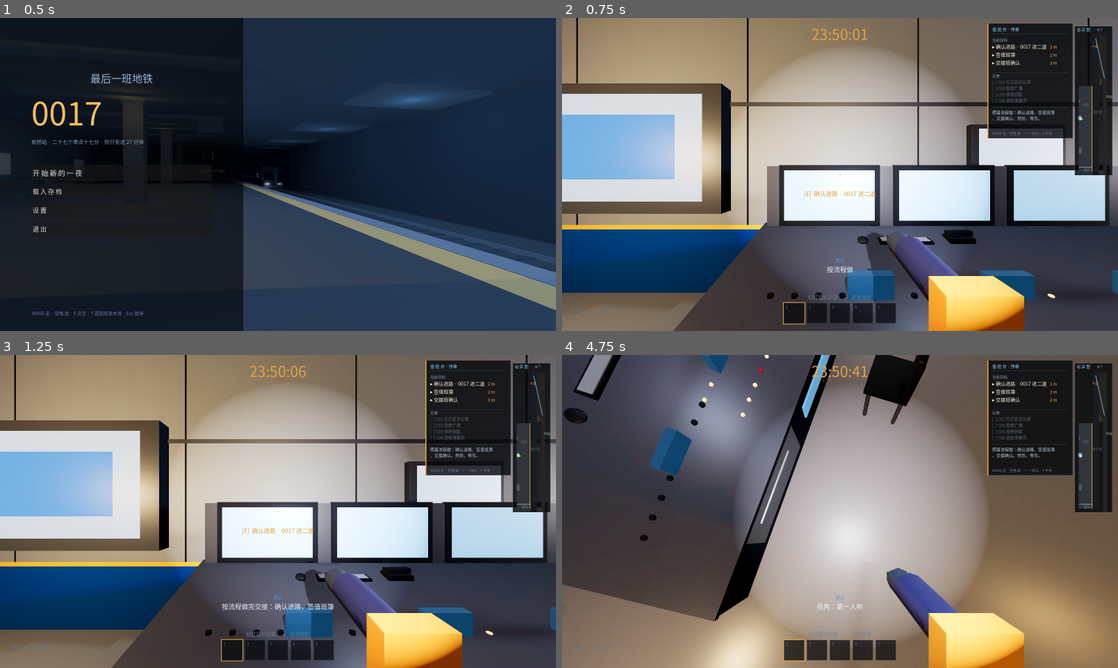
Above: before the commit, frames 1-4 (two rows, left to right).
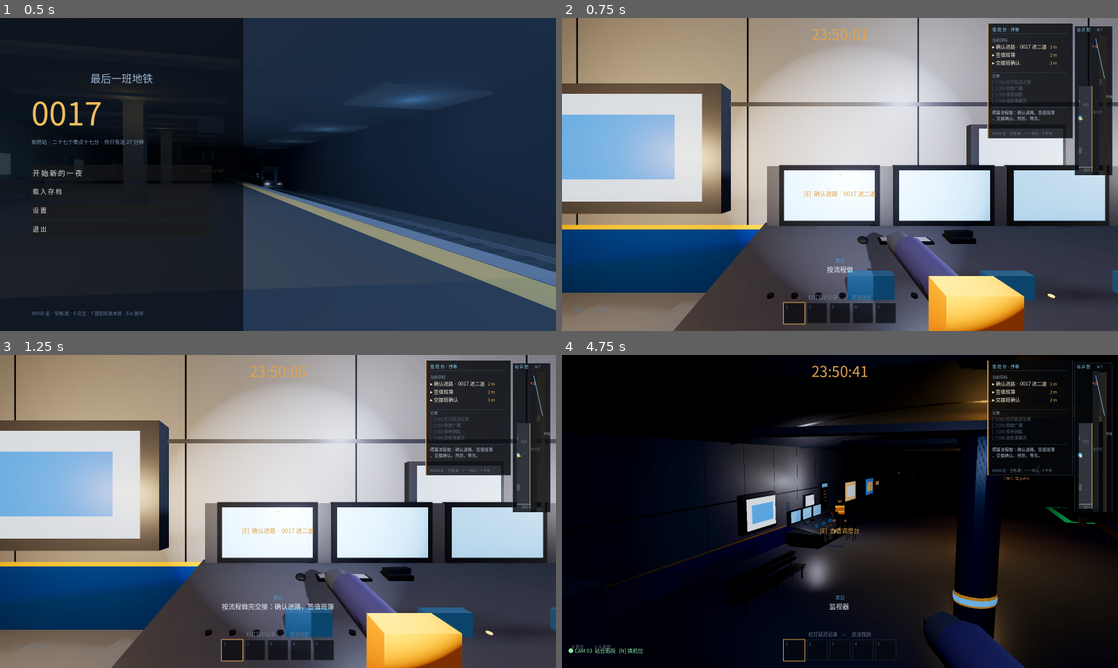
Above: after the commit, the same moments.

Repository: sabrina1647412733-collab/anomaly-bureau-game
Game: Godot game, scene res://scenes/main.tscn
The game is run twice, just before and just after one commit, with the same random seed, the same clock (stepped at 60 frames per second) and the same inputs.
Inputs (mouse positions are in pixels of both pictures, inside the frame that each line leads up to):
- Up to frame 1 (0.5 s): no input
- Up to frame 2 (0.75 s): click "开 始 新 的 一 夜" at 0.5 s
- Up to frame 3 (1.25 s): no input
- Up to frame 4 (4.75 s): tap Enter at 1.25 s; move the mouse to (867, 511) at 1.27 s; hold Up from 1.28 s (still down); tap M at 1.35, 3.05, 3.6 s; click (867, 511) at 1.42 s; tap Space at 1.52, 2.27, 3.77, 4.52 s; tap V at 1.55, 2.1, 3.8, 4.35 s; move the mouse to (812, 511) at 2.02 s; tap N at 2.3, 2.85, 4.55 s; move the mouse to (851, 505) at 2.77 s; move the mouse to (834, 517) at 3.52 s; click (834, 517) at 3.67 s; move the mouse to (878, 514) at 4.27 s

Frame 1 is identical in both runs. In frame 2, 16% of the frame differs, in the area x 28-100%, y 0-58%; in frame 3, 16%; in frame 4, 87%, in the area x 0-100%, y 0-100%.

Commit message:
[godot] P0-4 隧道口/岔区补光补内容 + P1-5 值班台 M 回看监控：① 隧道口照明：两端洞口各加 2 盏壁灯 + 1 盏顶部灯条 + 3 盏实光，同一机位亮度 22.4→34.9（+56%，平均绝对差 13.0），拱形收边终于读得出来；② 岔区灯 3→6 盏，并塞检修内容：备用钢轨一叠+木枕、两个电缆盘、工具箱、三个警示锥、标志牌一叠、禁止单人进入牌、一盏会闪的红色应急灯（复用 flicker 机制）；③ 检修环线灯从每 3 支亮一盏改成每 2 支、能量 1.4→1.9、范围 10→12；站体 19560→20014 三角面、灯 59→70；④ P1-5：站在值班台（调度台 console.glb，站台西墙 z -15.7..-12.0）3.2m 内按 M 进入站内监控（监视器视角）、N 换机位、再按 M 断开并还原 fov；离太远按 M 只提示「要回看监控，得站在值班台前」；换到 CAM 07「岔区」会看到「红灯亮了，可是比它该亮的时刻晚了半秒」并记入站区图目标（新增 saw_lag），该条不进 5 件线索、不动结局判定（需先做 P1-7 线索板）；player.gd 抽出 _pick_cctv() 并加 enter_cctv()/exit_cctv()。实测：远处 M 不响应 / 台前 M 进入 cam_mode=3 / N 到 CAM07 触发 saw_lag=true / 再 M 退出 cam_mode=0 fov=74。README 补第 14 节 - 小千

Diff:
--- a/scripts/game.gd
+++ b/scripts/game.gd
@@ -90,6 +90,7 @@
 var sig_green: MeshInstance3D = null
 var sig_light: OmniLight3D = null
 var dv_said := false
+var saw_lag := false              # 在岔区机位看见了「红灯晚了半秒」
 var _dv_s0 := 0.0
 var _dv_end_s := 0.0
 
@@ -1212,6 +1213,8 @@
 			obs.append({"text": "回信号室 · 拉下总调度手柄", "pos": Vector3(-16.7, 1.15, 30.8)})
 		elif _got_count() < 5:
 			obs.append({"text": "集齐五件记录", "pos": Vector3(-16.2, 1.5, 27.2)})
+	if saw_lag:
+		obs.append({"text": "监控里那半秒（CAM 07 岔区）", "pos": Vector3(8.0, 0.0, -112.0), "done": true})
 	hud_map.objectives = obs
 	hud_map.round_title = ROUND_NAMES[round + 1]
 	var cl := {}
@@ -1281,6 +1284,10 @@
 			if player.cam_mode == 3:
 				player.next_cctv()
 				_say("旁白", "监视器 %s（%s）" % [player.cctv_tag(), player.cctv_name()])
+				_cctv_tip()
+		elif event.physical_keycode == KEY_M:
+			if state == "play":
+				_toggle_cctv_review()
 		elif event.physical_keycode == KEY_B:
 			_toggle_bag(not bag_open)
 		elif event.physical_keycode >= KEY_1 and event.physical_keycode <= KEY_5:
@@ -1661,3 +1668,26 @@
 		if dialog_npc == np and hud_sub != null and hud_sub.visible:
 			nod = sin(t * 6.2) * 0.05
 		hd.rotation.x = lerpf(hd.rotation.x, nod, clampf(delta * 6.0, 0.0, 1.0))
+
+# ------------------------------------------------------------------ 值班台回看监控（M）
+## 站在值班台前按 M：接上站内监控；再按 M 退出。岔区那台机位能看见「红灯晚了半秒」
+func _toggle_cctv_review() -> void:
+	if player.cam_mode == 3:
+		player.exit_cctv()
+		_say("旁白", "断开监控，回到你自己的视角。")
+		return
+	var desk := Vector3(-16.95, 0.0, -13.85)          # 值班台（调度台）中心
+	if player.global_position.distance_to(desk) > 3.2:
+		_say("旁白", "要回看监控，得站在值班台前。")
+		return
+	player.enter_cctv()
+	_say("旁白", "接上站内监控。[N] 换机位　[M] 断开")
+	_cctv_tip()
+
+func _cctv_tip() -> void:
+	if player.cam_mode != 3 or saw_lag:
+		return
+	if player.cctv_i != 6:                            # CAM 07 = 岔区
+		return
+	saw_lag = true
+	_say("旁白", "岔区机位 CAM 07：红灯亮了。\n可是比它该亮的时刻——晚了半秒。")
--- a/scripts/level.gd
+++ b/scripts/level.gd
@@ -760,6 +760,19 @@
         b.box("metalD", _v(bx - 0.30, by + 0.17, tz), _v(bx, by + 0.23, tz + 0.06), false)
         b.box("metalD", _v(bx + 0.00, by - 0.04, tz), _v(bx + 0.30, by + 0.02, tz + 0.06), false)
         tz += 3.5
+    # 洞口照明：原来拱圈外侧没有任何光源，实测那段画面亮度只有 16–32（做了等于没做）
+    for zi in [0, 1]:
+        var zp: float = ZS0 - 0.18 if zi == 0 else ZS1 + 0.18
+        var fz: String = "k" if zi == 0 else "f"
+        for xw in [0.95, 7.05]:
+            b.box("metalD", _v(xw - 0.16, 1.10, zp - 0.11), _v(xw + 0.16, 1.44, zp + 0.11), false)
+            b.box("lampC", _v(xw - 0.11, 1.18, zp + (-0.19 if zi == 0 else 0.19)),
+                  _v(xw + 0.11, 1.36, zp + (-0.27 if zi == 0 else 0.27)), false, fz)
+        b.box("metalD", _v(3.20, 4.48, zp - 0.16), _v(4.80, 4.62, zp + 0.16), false)
+        b.box("lamp", _v(3.34, 4.38, zp - 0.12), _v(4.66, 4.50, zp + 0.12), false, "b")
+        b.light(_v(4.0, 4.05, zp), Color(0.86, 0.88, 0.96), 3.4, 8.0, false)
+        b.light(_v(1.10, 1.55, zp), Color(0.60, 0.74, 0.94), 1.8, 5.5, false)
+        b.light(_v(6.90, 1.55, zp), Color(0.60, 0.74, 0.94), 1.8, 5.5, false)
     # 洞口附近的检修梯（圆管横档 + 圆管立杆）
     for i in range(8):
         var ly := TY + 0.32 + float(i) * 0.34
@@ -814,8 +827,8 @@
         var zz := -60.0 + float(i) * 18.0
         b.box("conc", _v(13.8, TY - 0.01, zz), _v(17.2, TY + 0.03, zz + 0.26), false)
         b.box("lampC", _v(SX0 + 0.02, 3.30, zz), _v(SX0 + 0.22, 3.44, zz + 1.6), false, "p")
-        if i % 3 == 1:
-            b.light(_v(SX0 + 1.0, 3.1, zz + 0.8), Color(0.40, 0.60, 0.80), 1.4, 10.0, false)
+        if i % 2 == 1:
+            b.light(_v(SX0 + 1.0, 3.1, zz + 0.8), Color(0.42, 0.62, 0.84), 1.9, 12.0, false)
     # —— 侧线钢轨
     for rx in [BR_X1 - 0.72, BR_X1 + 0.72]:
         b.box("metal", _v(rx - 0.045, TY, BR_Z1), _v(rx + 0.045, TY + 0.16, SZ1 - 6.0), false)
@@ -858,6 +871,27 @@
     b.light(_v(11.2, QY - 0.5, -118.0), Color(0.55, 0.68, 0.86), 2.0, 16.0, false)
     b.light(_v(11.2, QY - 0.5, -96.0), Color(0.55, 0.68, 0.86), 2.0, 16.0, false)
     b.light(_v(11.2, QY - 0.5, -74.0), Color(0.55, 0.68, 0.86), 2.0, 16.0, false)
+    b.light(_v(11.2, QY - 0.5, -108.0), Color(0.58, 0.70, 0.88), 2.2, 15.0, false)
+    b.light(_v(11.2, QY - 0.5, -85.0), Color(0.58, 0.70, 0.88), 2.2, 15.0, false)
+    b.light(_v(11.2, QY - 0.5, -68.0), Color(0.58, 0.70, 0.88), 2.0, 13.0, false)
+    # ---- 岔区里的检修东西：备用钢轨 / 电缆盘 / 工具箱 / 警示锥 / 应急灯 ----
+    for i in range(3):
+        b.box("metal", _v(15.4, TY + 0.10 + float(i) * 0.13, -116.0), _v(15.9, TY + 0.20 + float(i) * 0.13, -104.0), false)
+    b.box("woodD", _v(15.3, TY + 0.02, -117.4), _v(16.0, TY + 0.14, -112.8), false)
+    for dz in [-119.6, -101.5]:
+        b.cyl("rust", 14.10, dz, TY + 0.02, TY + 1.05, 0.52, 0.52, 14, false, false)
+        b.cyl("dark", 14.10, dz, TY + 1.05, TY + 1.12, 0.54, 0.54, 14, true, false)
+        b.cyl("metalD", 14.10, dz, TY + 0.30, TY + 0.36, 0.20, 0.20, 10, false, false)
+    b.box("hazard", _v(9.30, TY + 0.60, -112.0), _v(9.90, TY + 0.66, -112.6), false)
+    for cz in [-110.8, -111.9, -113.0]:
+        b.cyl("hazard", 9.60, cz, TY, TY + 0.42, 0.16, 0.05, 10, false, true)
+    b.box("metalD", _v(12.60, TY + 0.02, -120.0), _v(13.40, TY + 0.34, -119.3), false)
+    b.box("dark", _v(12.62, TY + 0.34, -119.96), _v(13.38, TY + 0.40, -119.34), false)
+    var fl: OmniLight3D = b.light(_v(12.9, TY + 1.30, -119.6), Color(0.90, 0.32, 0.26), 1.9, 8.0, false)
+    fl.set_meta("flicker", 3.0)
+    b.box("red", _v(12.80, TY + 0.95, -119.70), _v(13.20, TY + 1.06, -119.60), false, "p")
+    b.box("dark", _v(13.10, TY + 0.02, -100.0), _v(13.30, TY + 1.80, -99.90), false, "p")
+    b.plaque("检修环线 · 禁止单人进入", _v(13.12, TY + 1.45, -100.0), 1.5, 0.30, "x", -1, Color(0.95, 0.72, 0.42))
 
 func branch_pt(z: float) -> Vector3:
     var t := clampf((z - BR_Z0) / (BR_Z1 - BR_Z0), 0.0, 1.0)
--- a/scripts/player.gd
+++ b/scripts/player.gd
@@ -43,6 +43,7 @@
 var cam_mode := 0          # 0 第一人称 / 1 第三人称 / 2 第二人称（正面看眼睛）/ 3 监视器
 var cctv_i := 0
 var _fov_before_cctv := 74.0
+var _cam_before_review := 0
 var crouching := false
 var crouch_k := 0.0
 var sitting := false
@@ -241,18 +242,43 @@
 	cam_mode = (cam_mode + 1) % 4
 	if cam_mode == 3:
 		_fov_before_cctv = cam.fov
-		# 进入监视器视角时，自动挑离玩家最近的那台
-		var best := 0
-		var bd := 1e9
-		for i in range(CCTV.size()):
-			var d: float = (CCTV[i]["pos"] as Vector3).distance_to(global_position)
-			if d < bd:
-				bd = d
-				best = i
-		cctv_i = best
+		_pick_cctv()
 		cam.fov = CCTV_FOV
 	elif prev == 3:
 		cam.fov = _fov_before_cctv
+	body.visible = (cam_mode != 0)
+	if view_arm != null:
+		view_arm.visible = (cam_mode == 0 and not sitting)
+
+## 挑离玩家最近的那台监视器
+func _pick_cctv() -> void:
+	var best := 0
+	var bd := 1e9
+	for i in range(CCTV.size()):
+		var d: float = (CCTV[i]["pos"] as Vector3).distance_to(global_position)
+		if d < bd:
+			bd = d
+			best = i
+	cctv_i = best
+
+## 由值班台进入监视器视角（M 键）；退出时回到进入前的视角
+func enter_cctv() -> void:
+	if cam_mode == 3:
+		return
+	_cam_before_review = cam_mode
+	_fov_before_cctv = cam.fov
+	cam_mode = 3
+	_pick_cctv()
+	cam.fov = CCTV_FOV
+	body.visible = true
+	if view_arm != null:
+		view_arm.visible = false
+
+func exit_cctv() -> void:
+	if cam_mode != 3:
+		return
+	cam_mode = _cam_before_review
+	cam.fov = _fov_before_cctv
 	body.visible = (cam_mode != 0)
 	if view_arm != null:
 		view_arm.visible = (cam_mode == 0 and not sitting)
--- /dev/null
+++ b/scripts/tests/_reviewcheck.gd
@@ -0,0 +1,46 @@
+extends SceneTree
+## 验证：① 值班台 M 回看的门槛与流程 ② 岔区机位触发「红灯晚了半秒」
+var game
+
+func _initialize() -> void:
+    game = load("res://scenes/main.tscn").instantiate()
+    root.add_child(game)
+    _run()
+
+func _run() -> void:
+    for i in range(45):
+        await process_frame
+    game._on_start()
+    for i in range(20):
+        await process_frame
+    # ① 站远处按 M：不该进监控
+    game.player.global_position = Vector3(-8.0, 0.25, 6.0)
+    game._toggle_cctv_review()
+    print("[M] 站在远处 → cam_mode=%d（应为 0，未进入）" % game.player.cam_mode)
+    # ② 走到值班台前按 M：应进入监控
+    game.player.global_position = Vector3(-15.60, 0.25, -13.60)
+    game._toggle_cctv_review()
+    for i in range(10):
+        await process_frame
+    print("[M] 站在值班台前 → cam_mode=%d（应为 3）  当前机位 %s「%s」" % [game.player.cam_mode, game.player.cctv_tag(), game.player.cctv_name()])
+    # ③ 换到岔区机位：应触发「晚了半秒」
+    var guard := 0
+    while game.player.cctv_i != 6 and guard < 12:
+        game.player.next_cctv()
+        game._cctv_tip()
+        guard += 1
+    for i in range(6):
+        await process_frame
+    print("[N] 换到 %s「%s」 → saw_lag=%s（应为 true）" % [game.player.cctv_tag(), game.player.cctv_name(), game.saw_lag])
+    # ④ 再按 M：应退出并回到进入前的视角
+    game._toggle_cctv_review()
+    for i in range(6):
+        await process_frame
+    print("[M] 再按一次 → cam_mode=%d（应回到 0）  fov=%.0f" % [game.player.cam_mode, game.player.cam.fov])
+    # 顺带出一张岔区监视器图
+    game.player.global_position = Vector3(10.0, -0.60, -100.0)
+    game.player.enter_cctv()
+    game.player.cctv_i = 6
+    for i in range(12):
+        await process_frame
+    quit()
Not shown, changed: README.md
